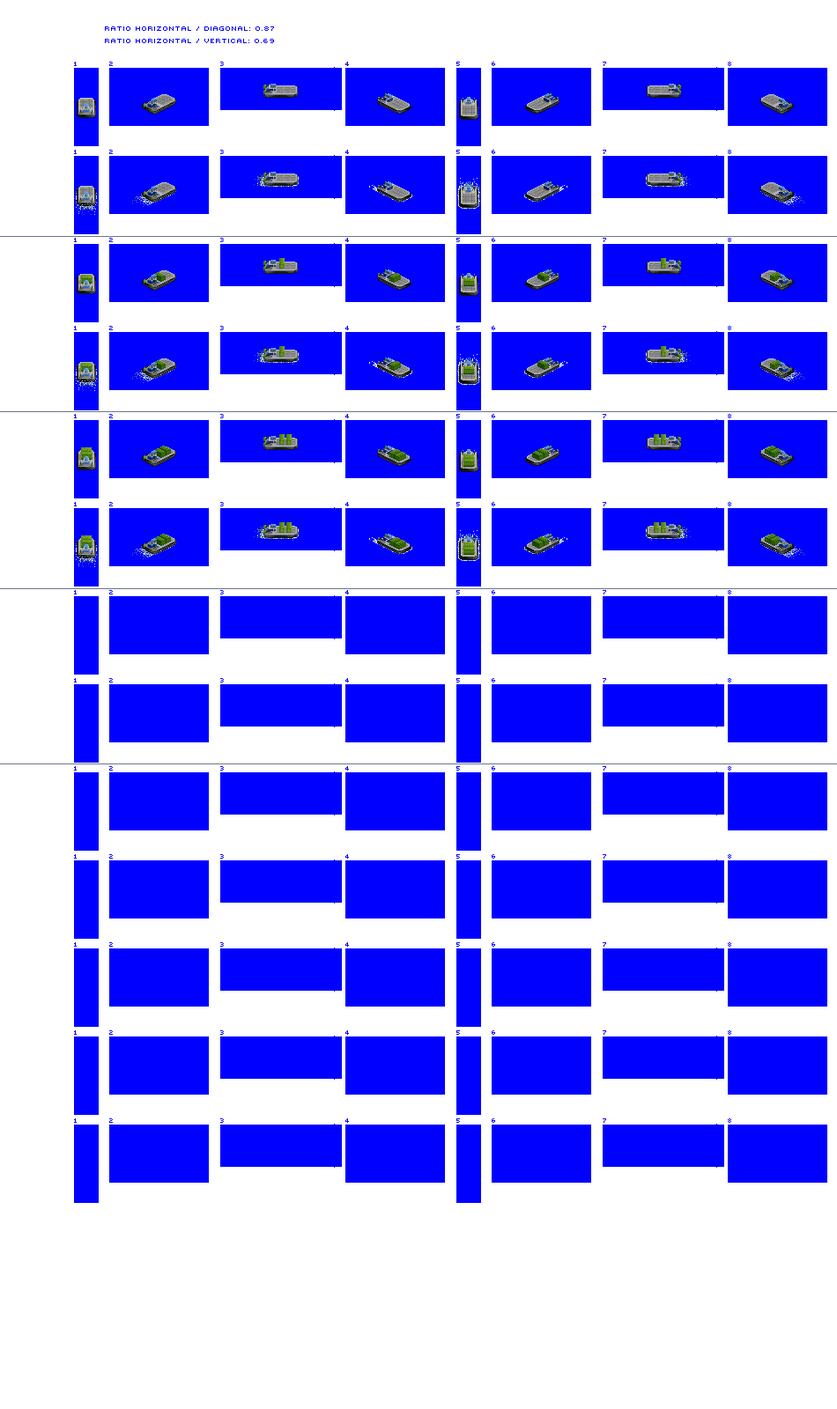
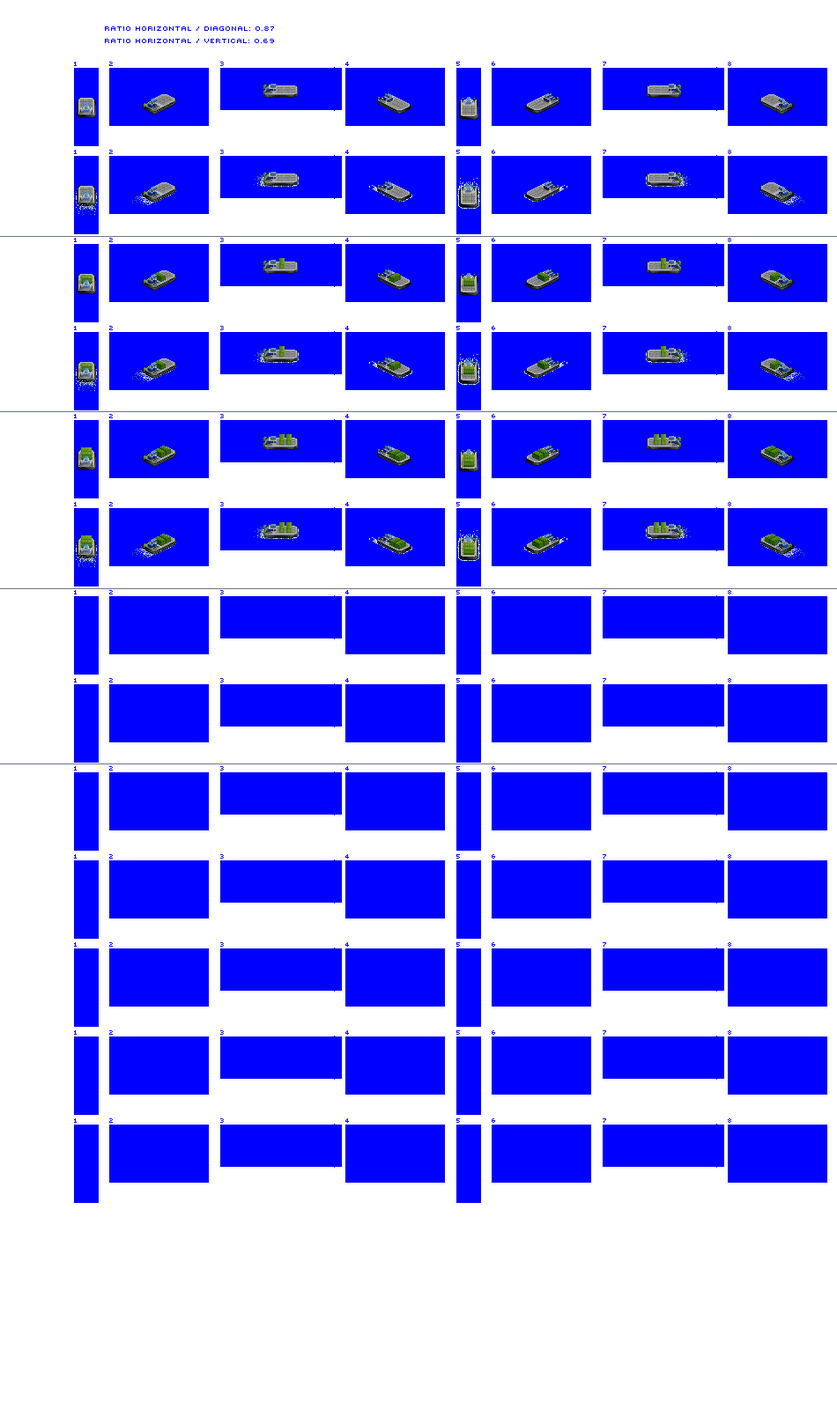
Revision of a layered (837, 1409) image; what changed, layer by layer:
painted on "Hovercraft Freight Medium" over [83, 83, 785, 549]
